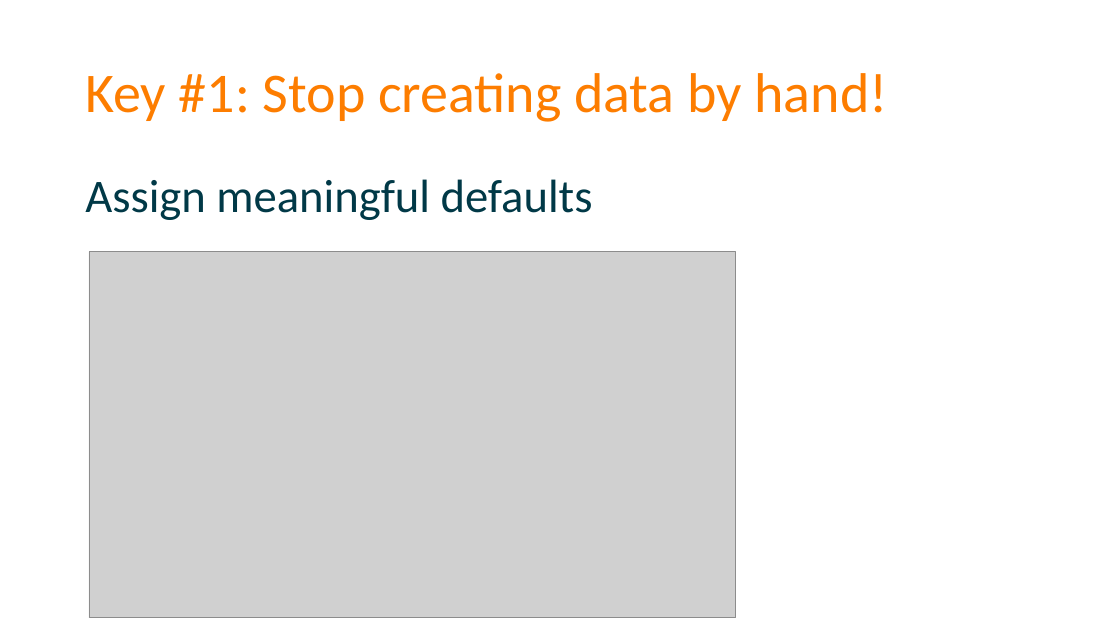
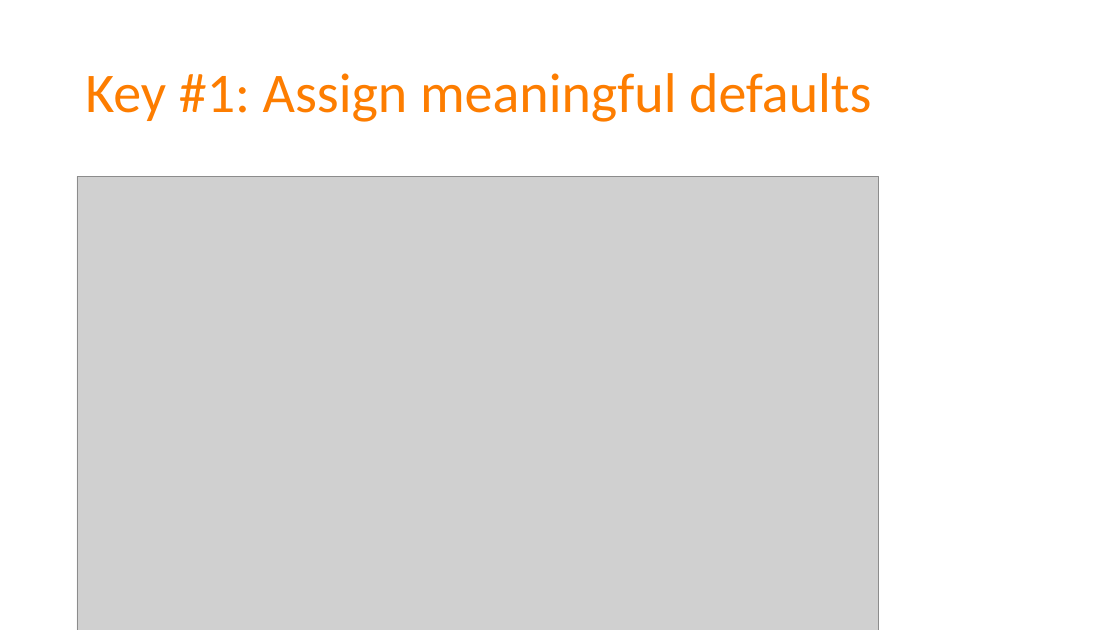
Before and after one commit to spetryjohnson/Talk-Patterns_of_Effective_Test_Setup, a slide deck: slide 56 of POETS - CodeMash 2017.pptx. Drawn at 1120x630 pixels with LibreOffice and Linux fonts; fonts in the diff are those of the drawing; grey boxes stand for pictures. Boxes give left, top, right and bottom in pixels: in the first picture for what was removed or moved away, otherwise in the second. Text is boxed around its words. In the diff, an @@ line names an element or a change of style, - is before the commit and + after.

```diff
--- a/POETS - CodeMash 2017.pptx
+++ b/POETS - CodeMash 2017.pptx
@@ title at (x1=85, y1=73, x2=871, y2=122): text changed @@
-Key #1: Stop creating data by hand!
+Key #1: Assign meaningful defaults
@@ picture resized from (x1=89, y1=252, x2=736, y2=618) to (x1=77, y1=176, x2=880, y2=630) @@
@@ text removed at (x1=85, y1=179, x2=593, y2=220) @@
-Assign meaningful defaults
```
Also in this commit, not shown: 12 other slides changed, 1 slide added, 2 slides removed.
